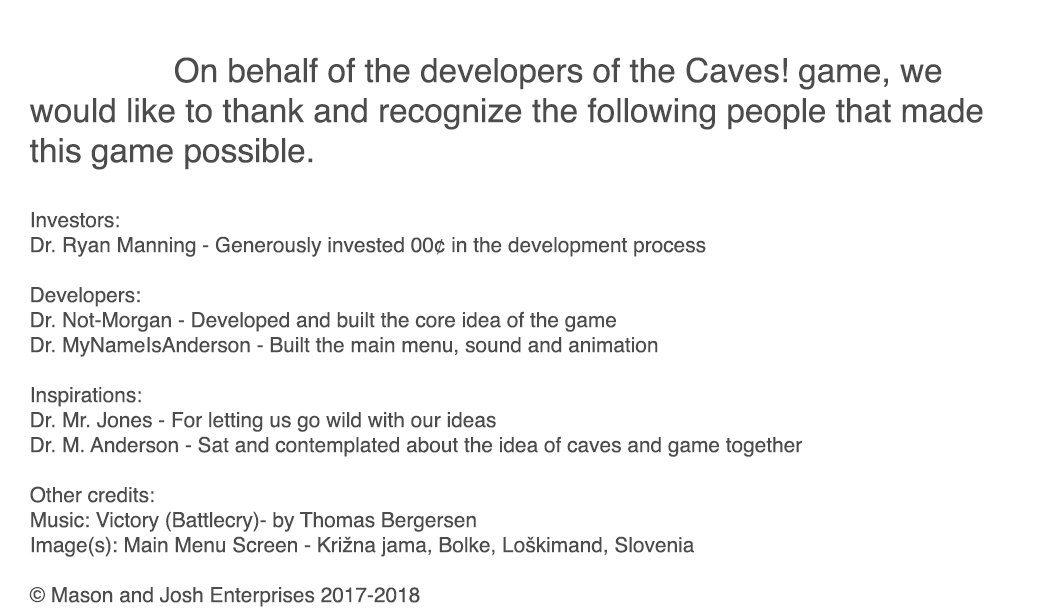
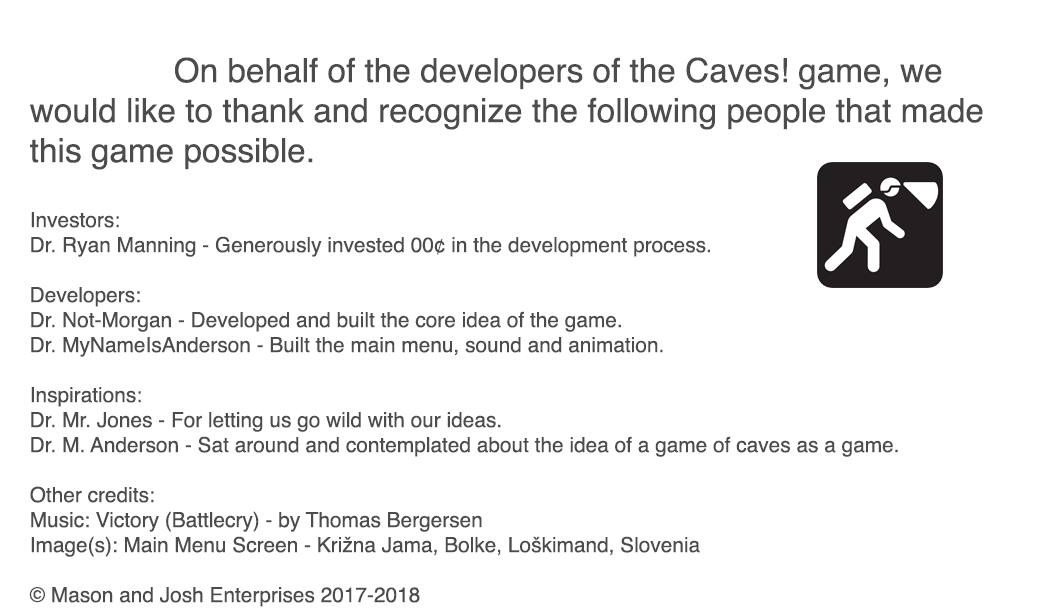
Revision of a layered w=1062, h=612 image; what changed, layer by layer:
added layer "Layer 1" above "On behalf of the developers of the Caves! game, we would l" over [817, 162, 943, 288]
painted on "On behalf of the developers of the Caves! game, we would l" over [249, 249, 898, 557]
